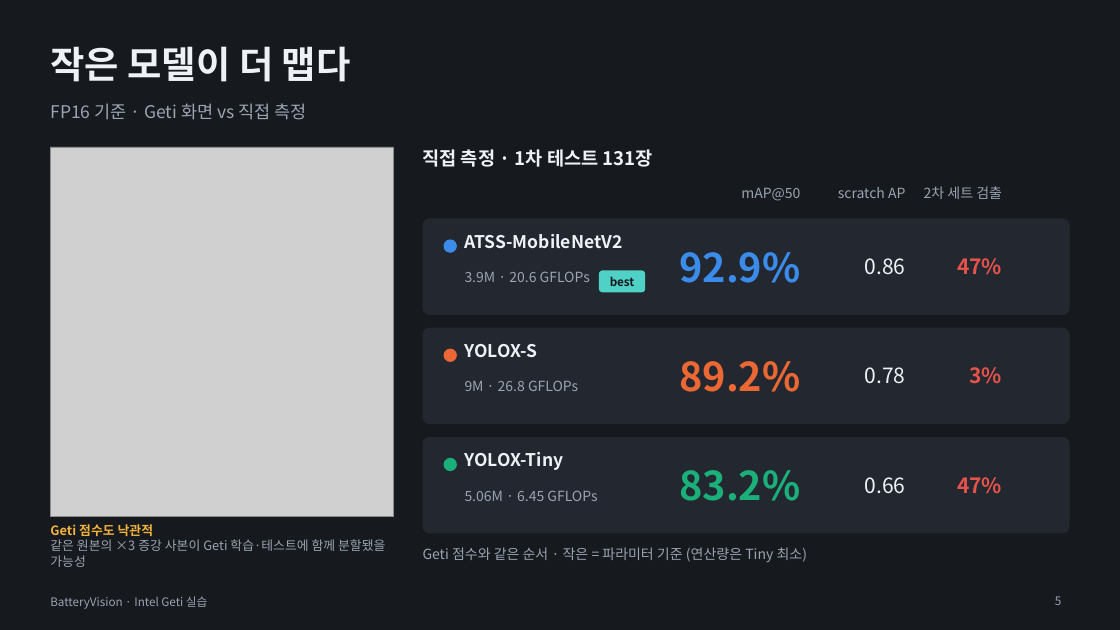
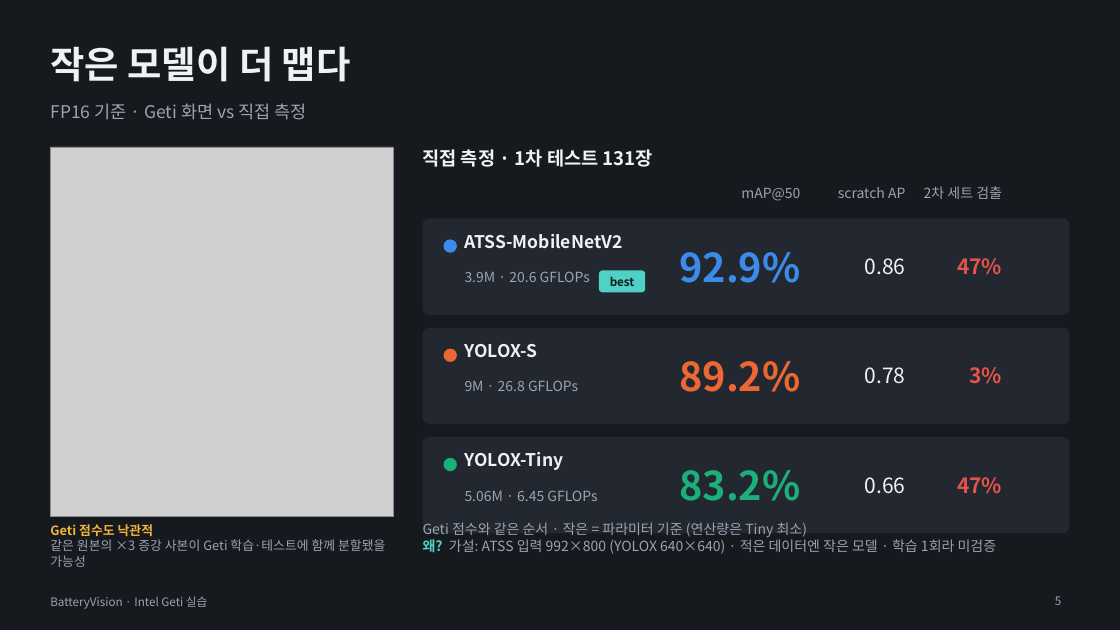
Before and after one commit to se4nchoi/batteryvision, a slide deck: slide 5 of docs/submission/BatteryVision_발표.pptx. Drawn at 1120x630 pixels with LibreOffice and Linux fonts; fonts in the diff are those of the drawing; grey boxes stand for pictures. Boxes give left, top, right and bottom in pixels: in the first picture for what was removed or moved away, otherwise in the second. Text is boxed around its words. In the diff, an @@ line names an element or a change of style, - is before the commit and + after.

```diff
--- a/docs/submission/BatteryVision_발표.pptx
+++ b/docs/submission/BatteryVision_발표.pptx
@@ text at <box>423,539,997,554</box>: paragraph added @@
+왜? 가설: ATSS 입력 992×800 (YOLOX 640×640) · 적은 데이터엔 작은 모델 · 학습 1회라 미검증
@@ text "Geti 점수와 같은 순서 · ...": place and size @@
-text "Geti 점수와 같은 순서 · ..." at <box>423,547,807,562</box>
+text "Geti 점수와 같은 순서 · ..." at <box>423,522,997,554</box>
```
Also in this commit, not shown: 5 other slides changed, 2 other files.
